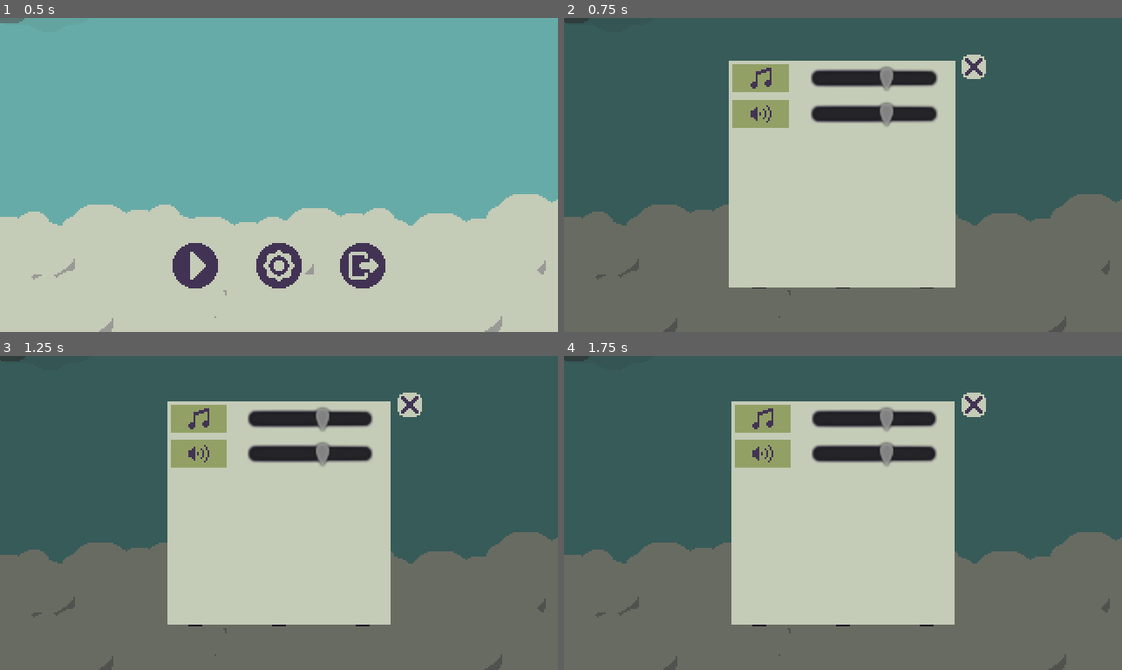
Above: before the commit, frames 1-4 (two rows, left to right).
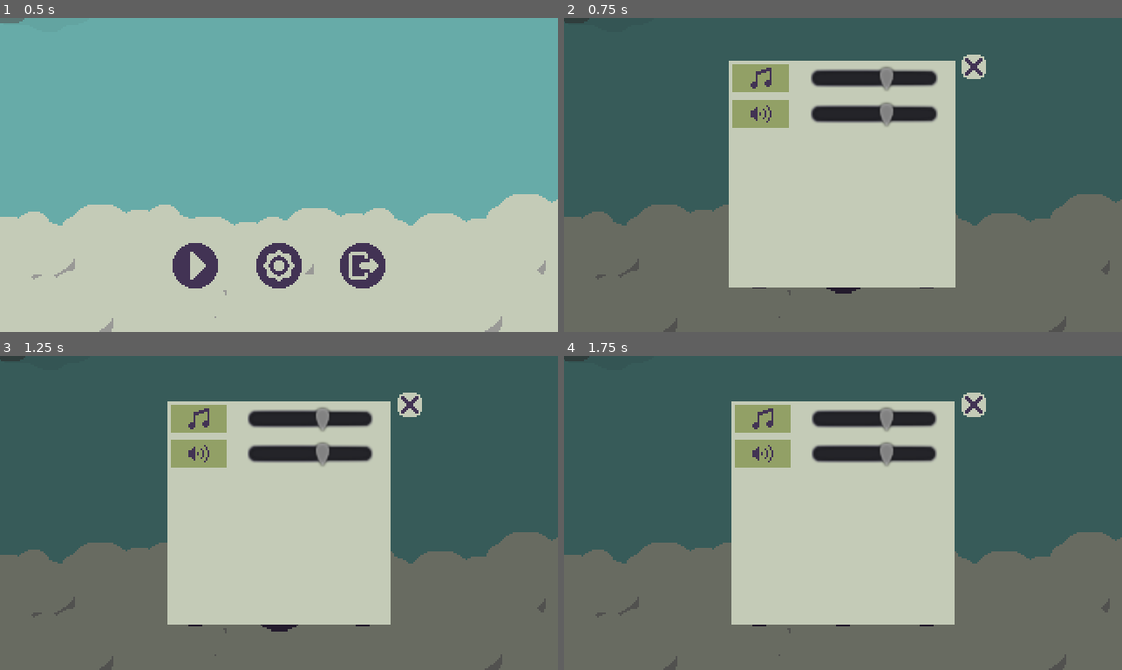
Above: after the commit, the same moments.

Repository: Boyquotes/cloud-keeper
Game: Godot game, scene res://Main.tscn
The game is run twice, just before and just after one commit, with the same random seed, the same clock (stepped at 60 frames per second) and the same inputs.
Inputs (mouse positions are in pixels of both pictures, inside the frame that each line leads up to):
- Up to frame 1 (0.5 s): no input
- Up to frame 2 (0.75 s): click (843, 266) at 0.5 s
- Up to frame 3 (1.25 s): no input
- Up to frame 4 (1.75 s): click (759, 604) at 1.25 s

Frame 1 is identical in both runs. In frame 2, less than 0.1% of the frame differs, in the area x 47-54%, y 85-88%; in frame 3, less than 0.1%, in the area x 46-54%, y 85-88%; in frame 4, nothing differs.

Commit message:
Added focus/hover to start menu buttons

Diff:
--- a/src/ui/start/StartMenu.gd
+++ b/src/ui/start/StartMenu.gd
@@ -1,6 +1,10 @@
 extends MarginContainer
 
 signal play_button_pressed
+
+onready var play_button: TextureButton = $"%PlayButton"
+onready var settings_button: TextureButton = $"%SettingsButton"
+onready var exit_button: TextureButton = $"%ExitButton"
 
 func _ready() -> void:
 	pass
--- a/src/ui/start/StartMenu.tscn
+++ b/src/ui/start/StartMenu.tscn
@@ -2,16 +2,13 @@
 
 [ext_resource path="res://ui/start/main_menu.png" type="Texture" id=1]
 [ext_resource path="res://ui/start/StartMenu.gd" type="Script" id=2]
+[ext_resource path="res://ui/start/StartMenuButton.tscn" type="PackedScene" id=3]
 
 [sub_resource type="AtlasTexture" id=1]
 atlas = ExtResource( 1 )
-region = Rect2( 0, 0, 32, 32 )
+region = Rect2( 32, 0, 32, 32 )
 
 [sub_resource type="AtlasTexture" id=2]
-atlas = ExtResource( 1 )
-region = Rect2( 32, 0, 32, 32 )
-
-[sub_resource type="AtlasTexture" id=3]
 atlas = ExtResource( 1 )
 region = Rect2( 64, 0, 32, 32 )
 
@@ -42,26 +39,17 @@
 custom_constants/separation = 16
 alignment = 1
 
-[node name="PlayButton" type="TextureButton" parent="VBoxContainer/Buttons"]
-margin_left = 80.0
-margin_right = 112.0
-margin_bottom = 32.0
-texture_normal = SubResource( 1 )
-stretch_mode = 3
+[node name="PlayButton" parent="VBoxContainer/Buttons" instance=ExtResource( 3 )]
 
-[node name="SettingsButton" type="TextureButton" parent="VBoxContainer/Buttons"]
+[node name="SettingsButton" parent="VBoxContainer/Buttons" instance=ExtResource( 3 )]
 margin_left = 128.0
 margin_right = 160.0
-margin_bottom = 32.0
-texture_normal = SubResource( 2 )
-stretch_mode = 3
+texture_normal = SubResource( 1 )
 
-[node name="ExitButton" type="TextureButton" parent="VBoxContainer/Buttons"]
+[node name="ExitButton" parent="VBoxContainer/Buttons" instance=ExtResource( 3 )]
 margin_left = 176.0
 margin_right = 208.0
-margin_bottom = 32.0
-texture_normal = SubResource( 3 )
-stretch_mode = 3
+texture_normal = SubResource( 2 )
 
 [connection signal="pressed" from="VBoxContainer/Buttons/PlayButton" to="." method="_on_PlayButton_pressed"]
 [connection signal="pressed" from="VBoxContainer/Buttons/SettingsButton" to="." method="_on_SettingsButton_pressed"]
--- /dev/null
+++ b/src/ui/start/StartMenuButton.gd
@@ -0,0 +1,18 @@
+extends TextureButton
+
+func _on_StartMenuButton_focus_entered() -> void:
+	scale_button(1.2)
+
+func _on_StartMenuButton_focus_exited() -> void:
+	scale_button(1.0)
+
+func _on_StartMenuButton_mouse_entered() -> void:
+	grab_focus()
+	scale_button(1.2)
+
+func _on_StartMenuButton_mouse_exited() -> void:
+	scale_button(1.0)
+
+func scale_button(multiplier: float) -> void:
+	rect_pivot_offset = rect_size / 2
+	rect_scale = Vector2.ONE * multiplier
--- /dev/null
+++ b/src/ui/start/StartMenuButton.tscn
@@ -0,0 +1,22 @@
+[gd_scene load_steps=4 format=2]
+
+[ext_resource path="res://ui/start/main_menu.png" type="Texture" id=1]
+[ext_resource path="res://ui/start/StartMenuButton.gd" type="Script" id=2]
+
+[sub_resource type="AtlasTexture" id=1]
+atlas = ExtResource( 1 )
+region = Rect2( 0, 0, 32, 32 )
+
+[node name="StartMenuButton" type="TextureButton"]
+unique_name_in_owner = true
+margin_left = 80.0
+margin_right = 112.0
+margin_bottom = 32.0
+texture_normal = SubResource( 1 )
+stretch_mode = 3
+script = ExtResource( 2 )
+
+[connection signal="focus_entered" from="." to="." method="_on_StartMenuButton_focus_entered"]
+[connection signal="focus_exited" from="." to="." method="_on_StartMenuButton_focus_exited"]
+[connection signal="mouse_entered" from="." to="." method="_on_StartMenuButton_mouse_entered"]
+[connection signal="mouse_exited" from="." to="." method="_on_StartMenuButton_mouse_exited"]
